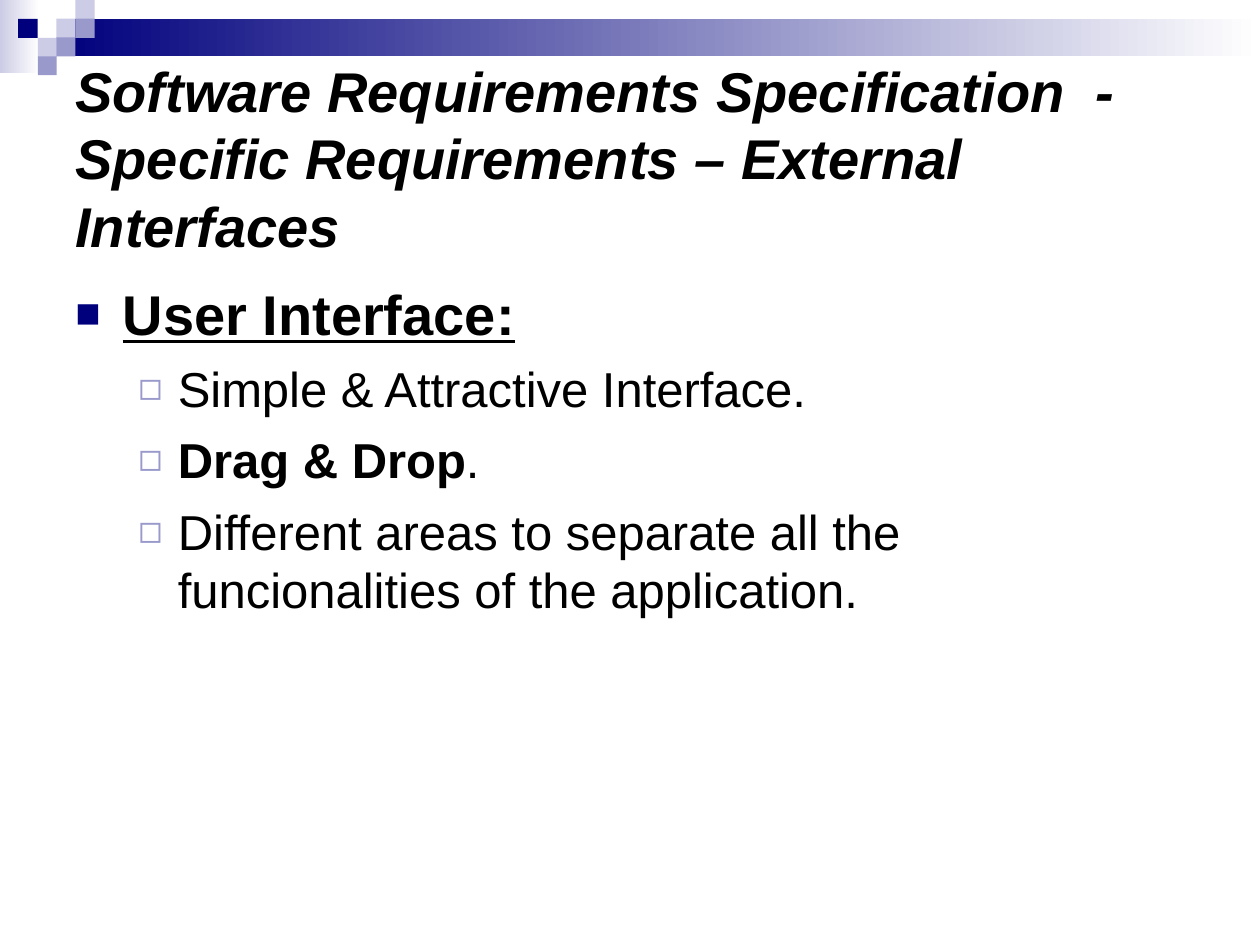
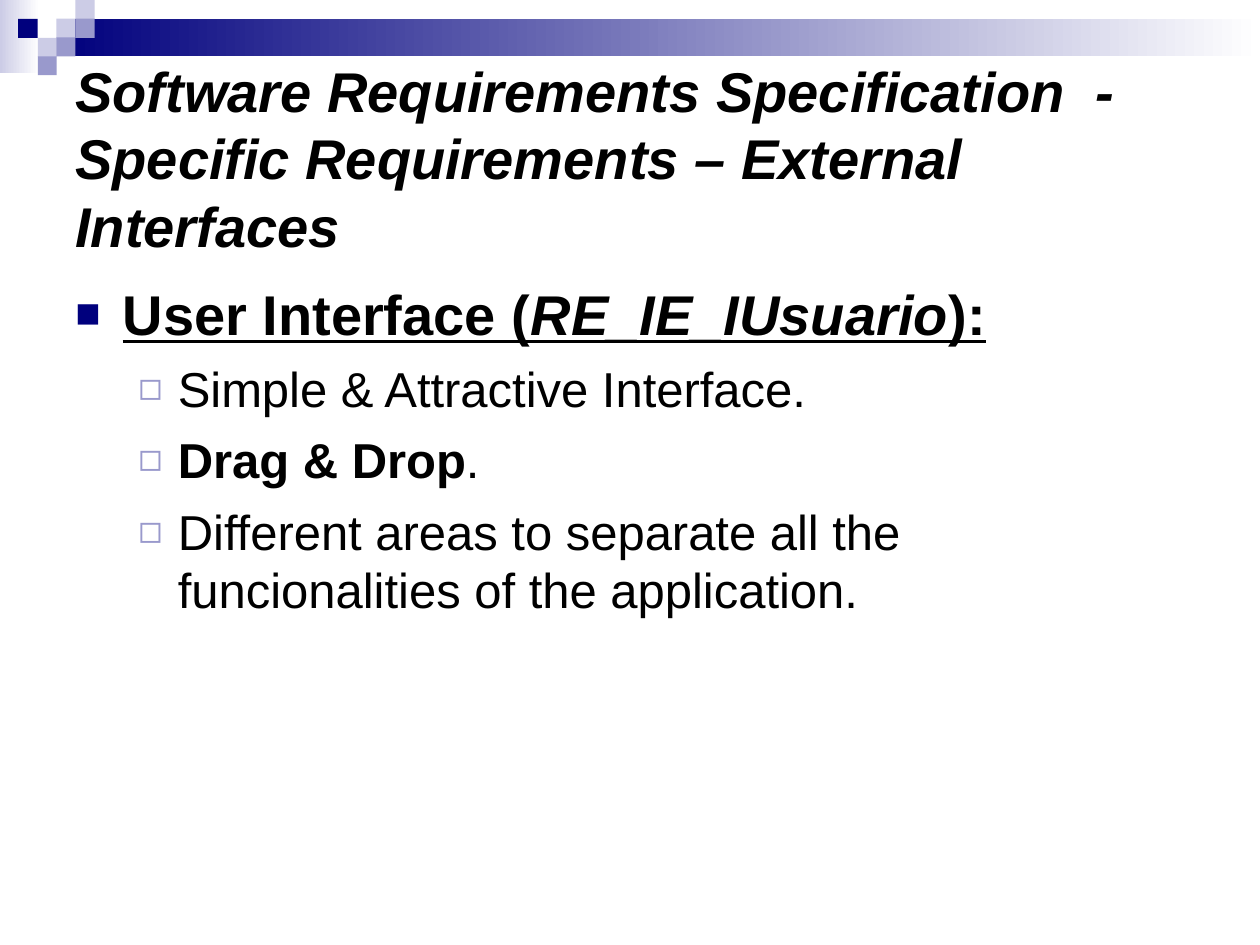
Before and after one commit to munsuri/egorilla, a slide deck: slide 25 of doc/PresentacionIS.ppt. Drawn at 1260x945 pixels with LibreOffice and Linux fonts; fonts in the diff are those of the drawing. Boxes give left, top, right and bottom in pixels: in the first picture for what was removed or moved away, otherwise in the second. Text is boxed around its words. In the diff, an @@ line names an element or a change of style, - is before the commit and + after.

```diff
--- a/doc/PresentacionIS.ppt
+++ b/doc/PresentacionIS.ppt
@@ text at (x1=123, y1=294, x2=986, y2=346): text changed @@
-■ User Interface:
+■ User Interface (RE_IE_IUsuario):
```
Also in this commit, not shown: 5 other slides changed, 4 slides added.
